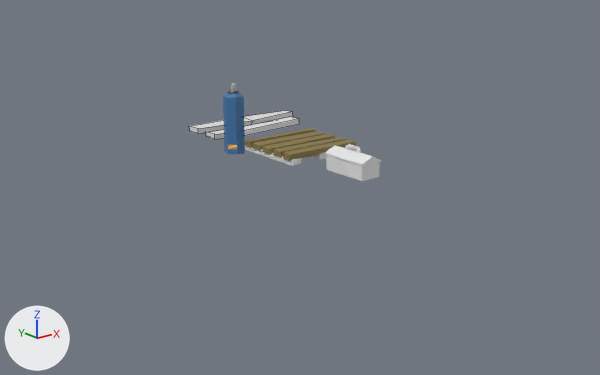
Renders of the Blender file Assets/Models/Map/Decorations.blend from each side of a commit.
The view is the same before and after, from a 50 mm lens placed at (-84.6, -122.1, 39.0), pointed at (0.4, -15.9, -3.5). Every picture has the same lights, and +X, +Y and +Z are marked at lower left. Mesh edges are drawn as thin lines on the coarser meshes.

In view in the first picture: 'Canistor', 'Plank1', 'Plank2', 'ToolBox', 'WoodPlate'.
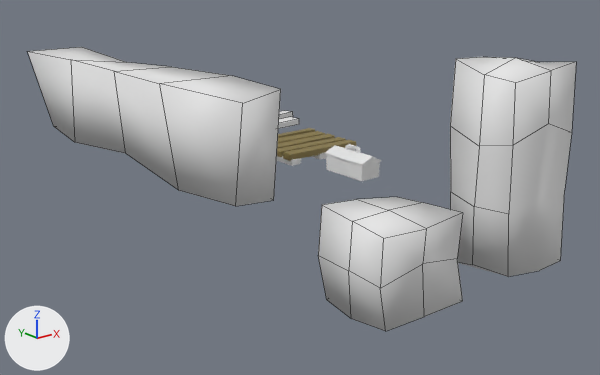
Where the change shows, as pixel boxes [x1, y1, x2, y2] in the pictures (600 x 375 px):
'HedgeLong', added: after [28, 47, 281, 206]
'HedgeTall', added: after [450, 57, 576, 277]
'HedgeSquare', added: after [318, 197, 463, 331]
'Canistor', unchanged, covered by the edit: before [223, 83, 245, 154]

What changed in the scene script:
```text
Add me_cube_007:
    me_cube_007.from_pydata(...)  # 31 vertices, 23 faces; spans x -6.5..6.1, y -6.3..6.4, z -0.9..27.8
    me_cube_007.polygons.foreach_set('use_smooth', [True] * 23)
Add me_cube_006:
    me_cube_006.from_pydata(...)  # 25 vertices, 21 faces; spans x -6.87..6.26, y -6.47..6.76, z -0.77..12.08
    me_cube_006.polygons.foreach_set('use_smooth', [True] * 21)
Add me_cube_003:
    me_cube_003.from_pydata(...)  # 20 vertices, 15 faces; spans x -6.4..6.3, y -35.4..35.7, z -1.0..16.6
    me_cube_003.polygons.foreach_set('use_smooth', [True] * 15)
Add ob_hedgetall:
    ob_hedgetall = bpy.data.objects.new('HedgeTall', me_cube_007)
    ob_hedgetall.location = (4.9, -55.3, -5.0)
Add ob_hedgesquare:
    ob_hedgesquare = bpy.data.objects.new('HedgeSquare', me_cube_006)
    ob_hedgesquare.location = (-17.1, -55.4, -5.1)
Add ob_hedgelong:
    ob_hedgelong = bpy.data.objects.new('HedgeLong', me_cube_003)
    ob_hedgelong.location = (-17.3, 4.5, 0.6)
```
